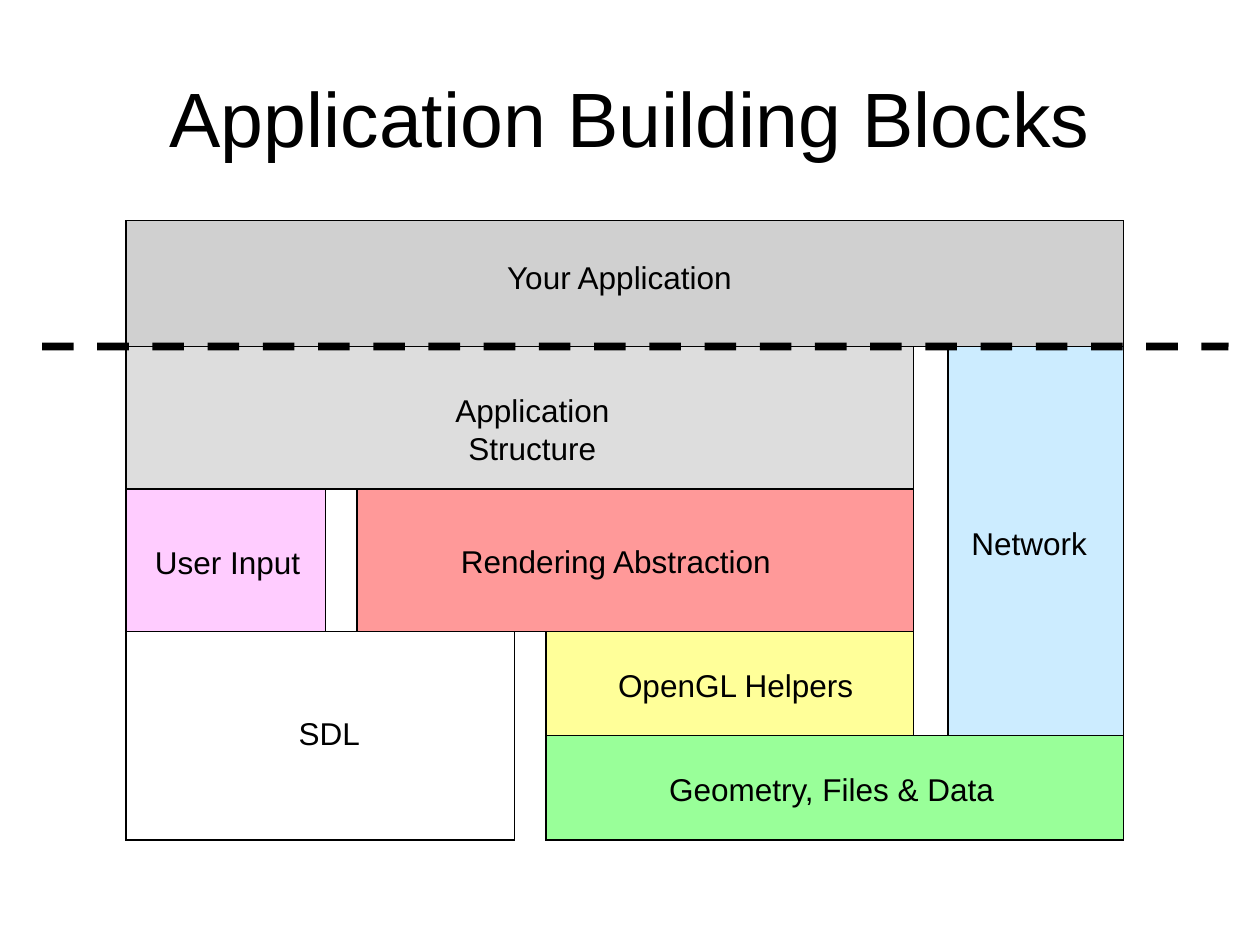
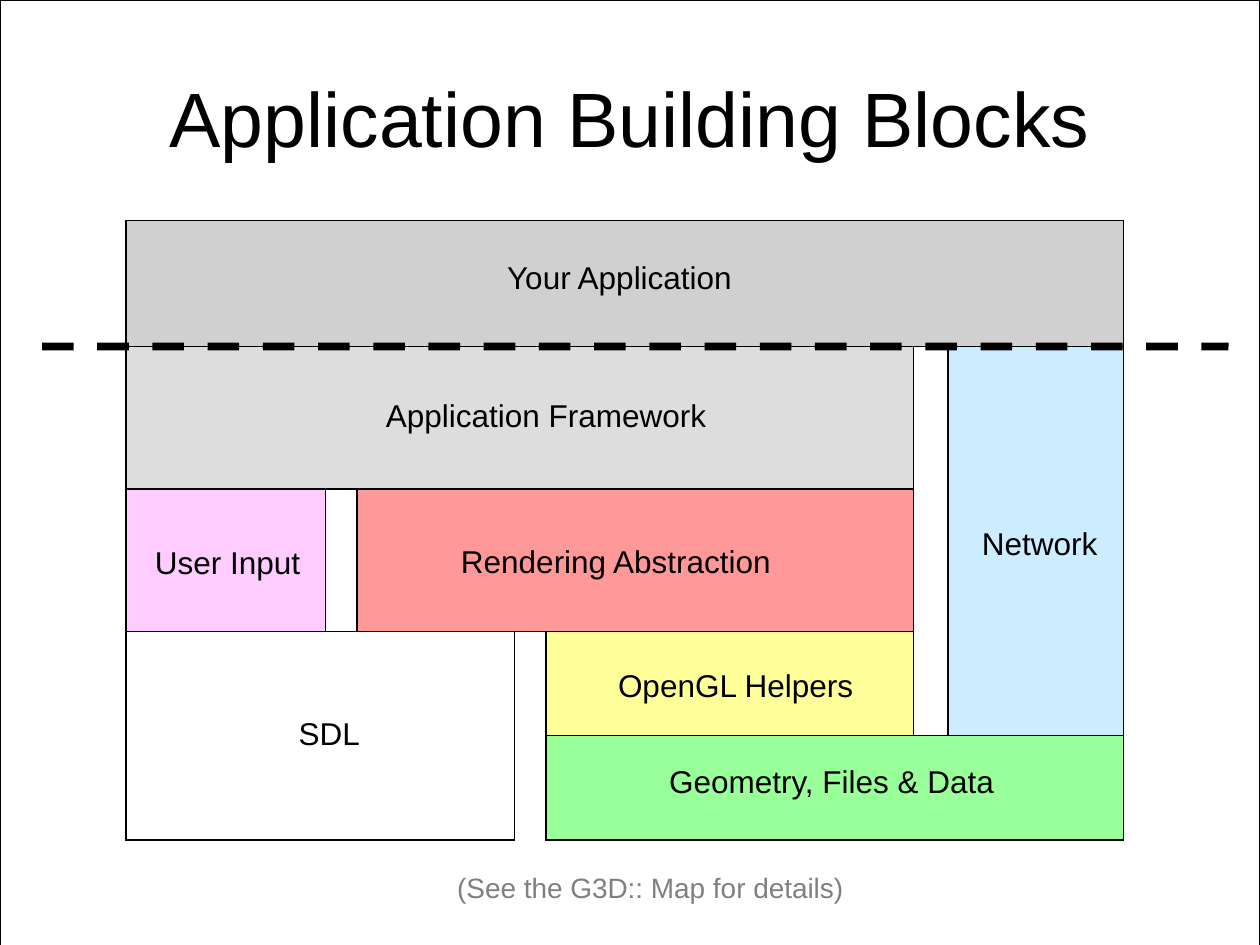
Before and after one commit to luaman/g3d-cpp, a slide deck: slide 3 of source/G3D-Overview.ppt. Drawn at 1260x945 pixels with LibreOffice and Linux fonts; fonts in the diff are those of the drawing; grey boxes stand for pictures; background and template pictures are left out. Boxes give left, top, right and bottom in pixels: in the first picture for what was removed or moved away, otherwise in the second. Text is boxed around its words. In the diff, an @@ line names an element or a change of style, - is before the commit and + after.

```diff
--- a/source/G3D-Overview.ppt
+++ b/source/G3D-Overview.ppt
@@ rectangle added at <box>0,0,1260,945</box>, fill #FFFFFF, outline #000000 0.74 pt @@
@@ text at <box>386,404,706,433</box>: text changed @@
-Application Structure
+Application Framework
@@ text "Network": place and size @@
-text "Network" at <box>971,532,1086,556</box>
+text "Network" at <box>982,532,1097,556</box>
@@ text "Geometry, Files & Data": place and size @@
-text "Geometry, Files & Data" at <box>669,778,993,807</box>
+text "Geometry, Files & Data" at <box>669,770,993,799</box>
@@ text added at <box>457,878,843,903</box>, 16 pt, text #808080 @@
+(See the G3D:: Map for details)
```
Also in this commit, not shown: 2 other slides changed, 1 slide removed, 3 other files.
